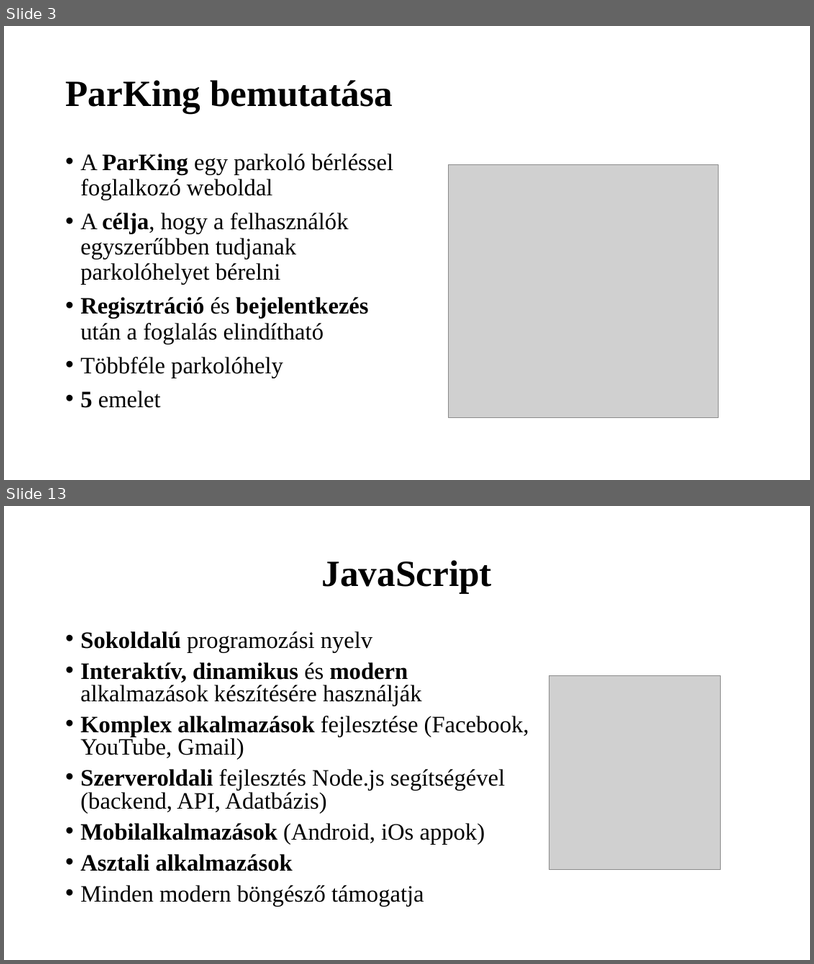
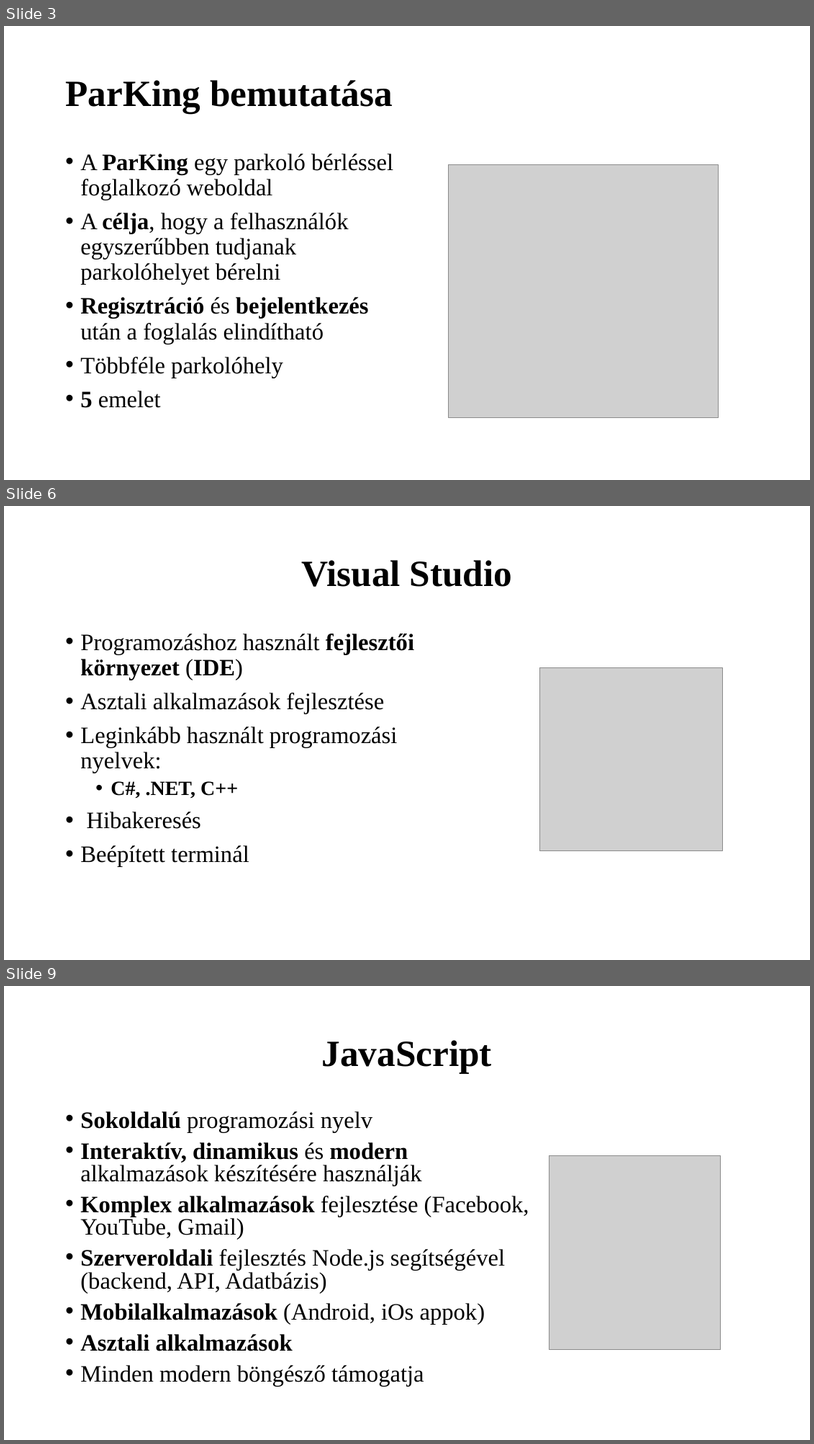
Before and after one commit to K0RN3L07/ParKing, a slide deck: Dokumentáció/ParKing-prezentacio.pptx. Shown one above the other, each under a label of ours: slides 3 and 13 before the commit, slides 3, 6 and 9 after it; the slides between them are not shown. The pictures are 814x964 and 814x1444 pixels, drawn with LibreOffice and Linux fonts; fonts in the diff are those of the drawing; grey boxes stand for pictures. Boxes give left, top, right and bottom in pixels: in the first picture for what was removed or moved away, otherwise in the second. Text is boxed around its words. In the diff, an @@ line names an element or a change of style, - is before the commit and + after.

```diff
--- a/Dokumentáció/ParKing-prezentacio.pptx
+++ b/Dokumentáció/ParKing-prezentacio.pptx
@@ slide 6 added at [4,506,810,960], background #FFFFFF @@
@@ title added at [301,560,513,587], 44 pt, text #000000, bold @@
+Visual Studio
@@ text added at [80,633,414,866], 28 pt, text #000000 @@
+• Programozáshoz használt fejlesztői környezet (IDE)
+• Asztali alkalmazások fejlesztése
+• Leginkább használt programozási nyelvek:
+  • C#, .NET, C++
+• Hibakeresés
+• Beépített terminál
@@ picture added at [540,667,723,850] @@
@@ what was slide 13 is now slide 9 @@
```
Also in this commit, not shown: 11 slides changed, 3 other slides added.
